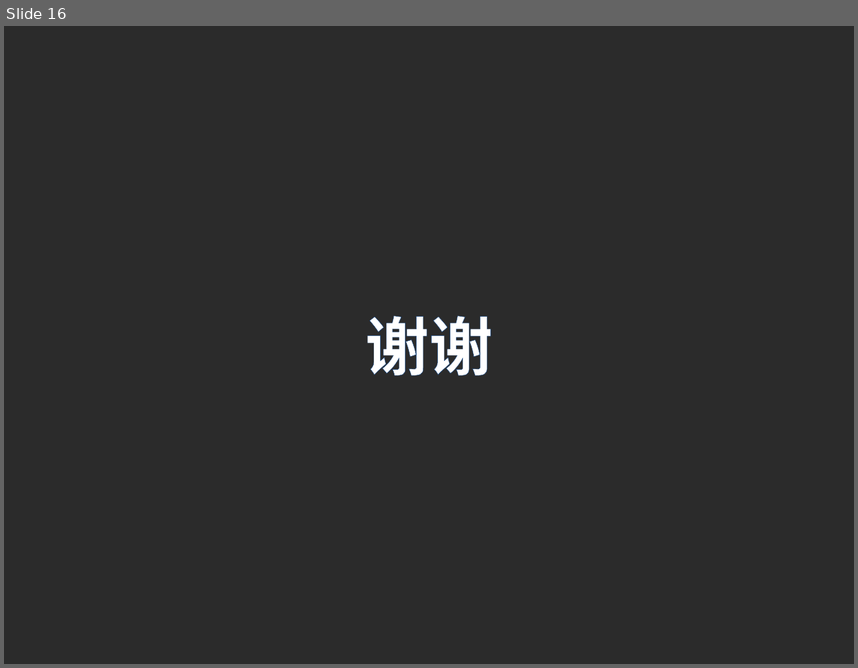
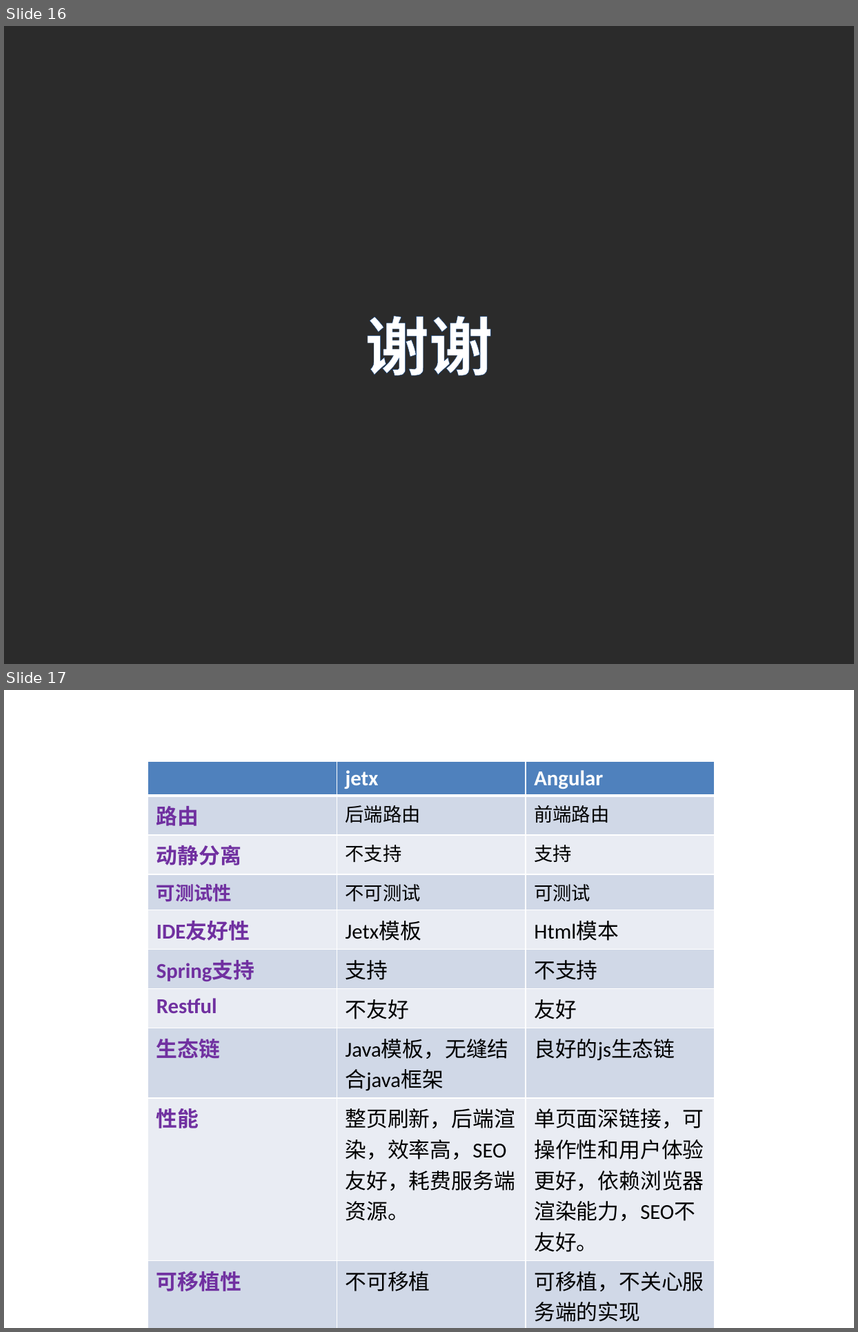
Before and after one commit to titilink/titilink-doc, a slide deck: docs/titilink架构方案_讨论稿.pptx. Shown one above the other, each under a label of ours: slide 16 before the commit, slides 16 and 17 after it. The pictures are 858x668 and 858x1332 pixels, drawn with LibreOffice and Linux fonts; fonts in the diff are those of the drawing; background and template pictures are left out; a plain dark background stands for a picture behind light text. Boxes give left, top, right and bottom in pixels: in the first picture for what was removed or moved away, otherwise in the second. Text is boxed around its words. In the diff, an @@ line names an element or a change of style, - is before the commit and + after.

```diff
--- a/docs/titilink架构方案_讨论稿.pptx
+++ b/docs/titilink架构方案_讨论稿.pptx
@@ slide 17 added at <box>4,690,854,1328</box>, background picture (left out) @@
@@ table added at <box>148,761,714,1324</box>, 10 rows, 3 columns @@
+ | jetx | Angular
+路由 | 后端路由 | 前端路由
+动静分离 | 不支持 | 支持
+可测试性 | 不可测试 | 可测试
+IDE友好性 | Jetx模板 | Html模本
+Spring支持 | 支持 | 不支持
+Restful | 不友好 | 友好
+生态链 | Java模板，无缝结合java框架 | 良好的js生态链
+性能 | 整页刷新，后端渲染，效率高，SEO友好，耗费服务端资源。 | 单页面深链接，可操作性和用户体验更好，依赖浏览器渲染能力，SEO不友好。
+可移植性 | 不可移植 | 可移植，不关心服务端的实现
```
Also in this commit, not shown: 1 other slide added, 3 other files.
